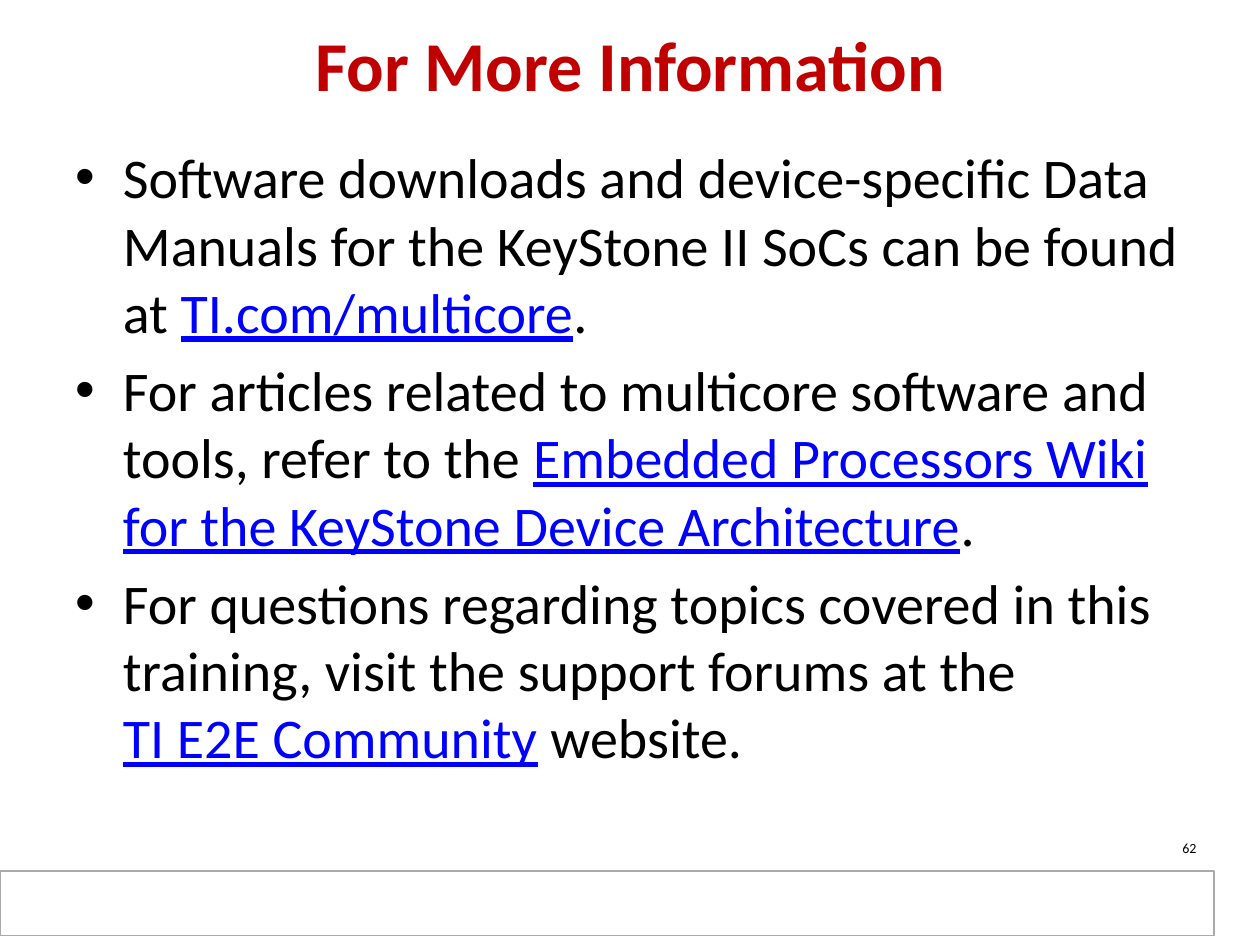
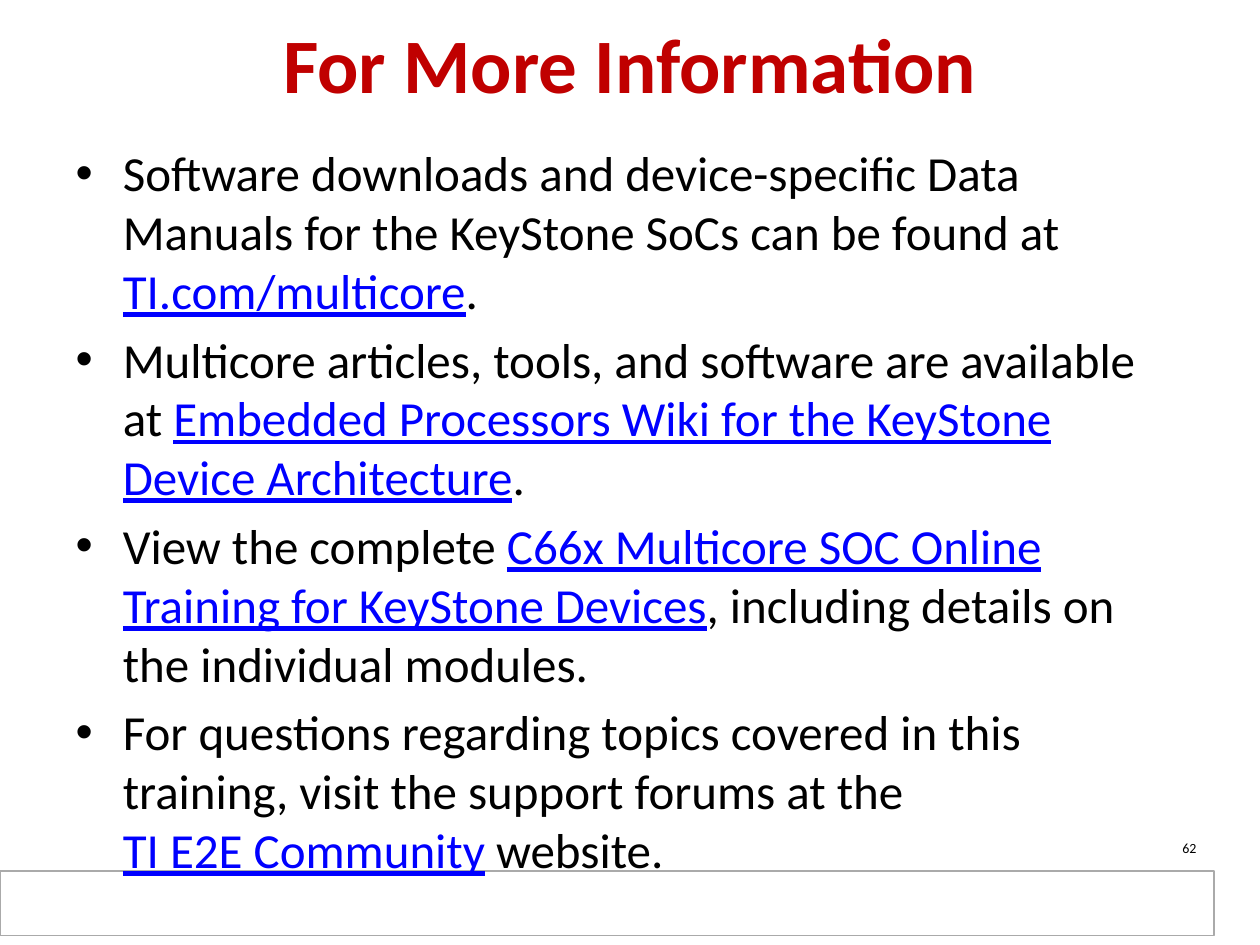
Before and after one commit to hari1989/keystone-workshop, a slide deck: slide 62 of slides/KeyStone Software.pptx. Drawn at 1260x945 pixels with LibreOffice and Linux fonts; fonts in the diff are those of the drawing; background and template pictures are left out. Boxes give left, top, right and bottom in pixels: in the first picture for what was removed or moved away, otherwise in the second. Text is boxed around its words. In the diff, an @@ line names an element or a change of style, - is before the commit and + after.

Commit message:
Edited Fore More Information page RJH

```diff
--- a/slides/KeyStone Software.pptx
+++ b/slides/KeyStone Software.pptx
@@ title "For More Information" at [283, 39, 976, 94]: size 40 to 44 pt @@
@@ text at [123, 157, 1135, 683]: text changed; size 32 to 28 pt @@
-• Software downloads and device-specific Data Manuals for the KeyStone II SoCs can be found at TI.com/multicore.
-• For articles related to multicore software and tools, refer to the Embedded Processors Wiki for the KeyStone Device Architecture.
+• Software downloads and device-specific Data Manuals for the KeyStone SoCs can be found at TI.com/multicore.
+• Multicore articles, tools, and software are available at Embedded Processors Wiki for the KeyStone Device Architecture.
+• View the complete C66x Multicore SOC Online Training for KeyStone Devices, including details on the individual modules.
@@ text at [123, 716, 1020, 876]: size 32 to 28 pt in "For questions regarding topics covered in this ..." @@
```
Also in this commit, not shown: 2 other slides changed.
